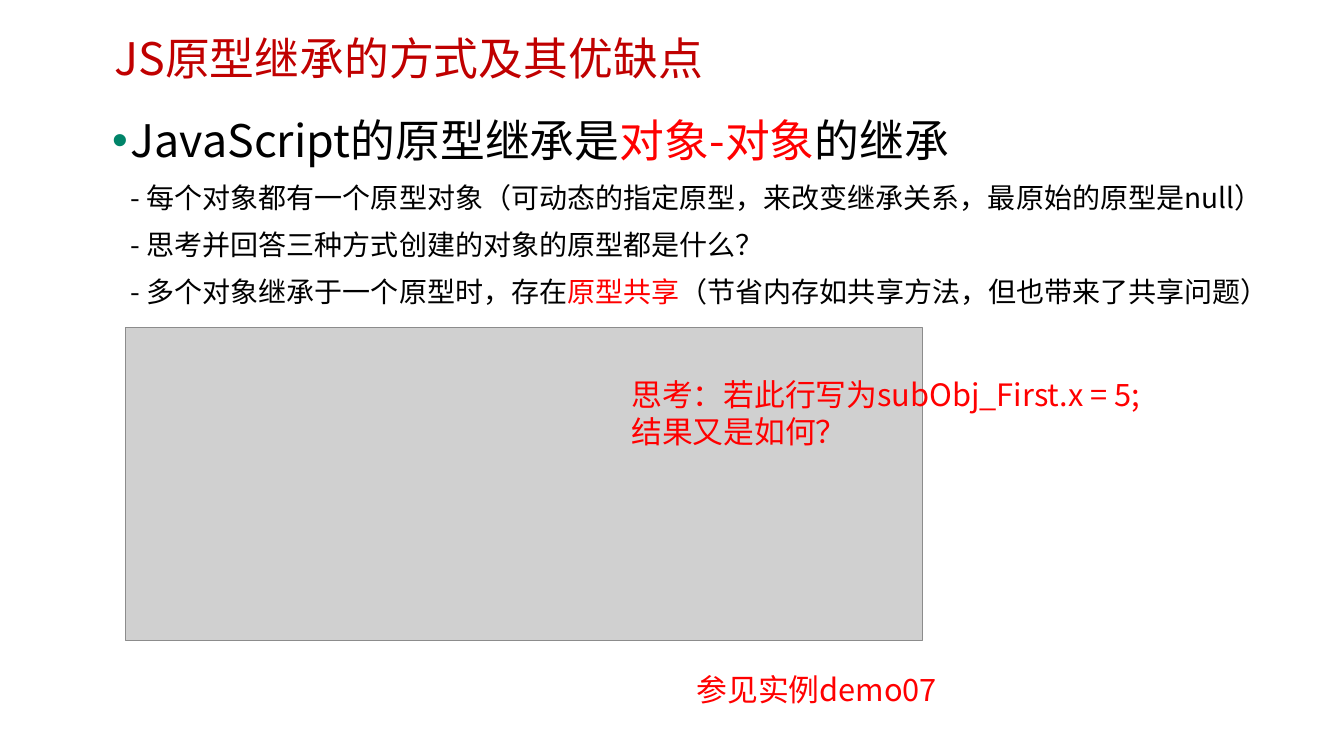
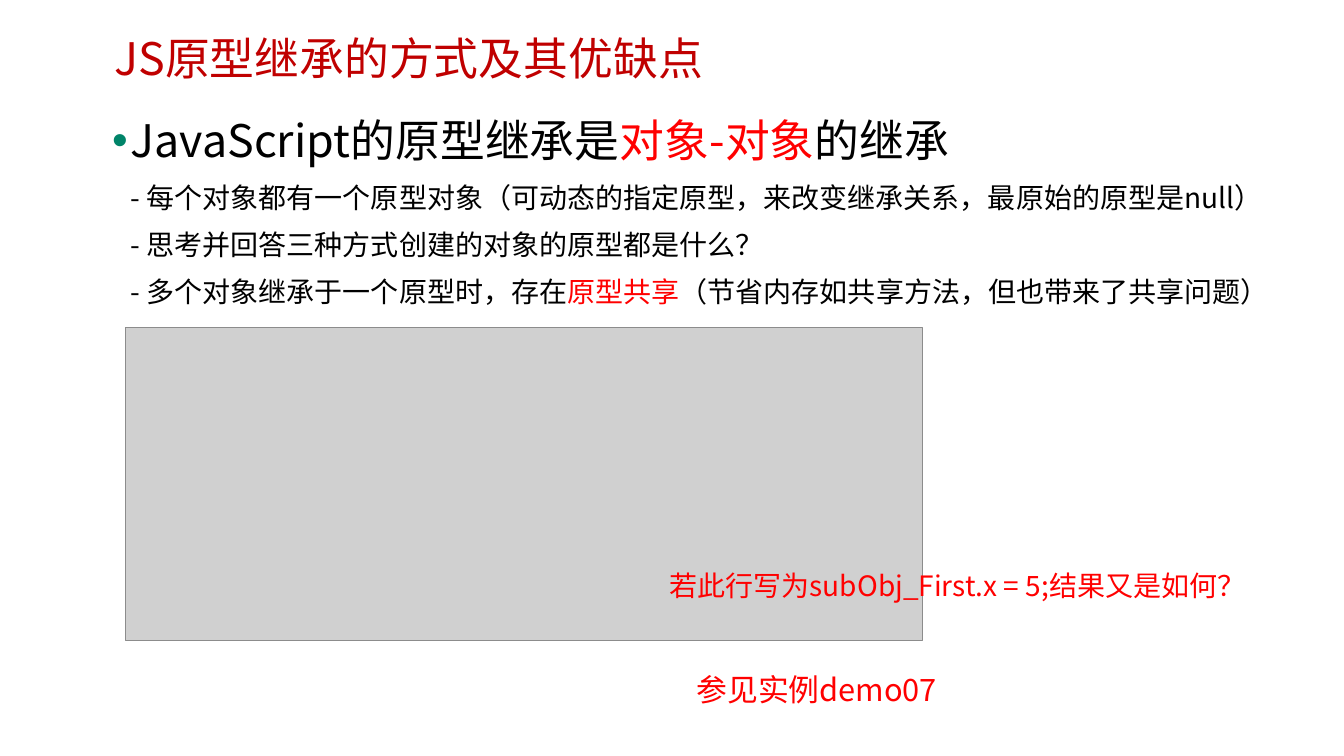
Before and after one commit to edu2act/course-javascript-advanced, a slide deck: slide 3 of 课程PPT/17.深入理解JS的继承方式.pptx. Drawn at 1344x756 pixels with LibreOffice and Linux fonts; fonts in the diff are those of the drawing; grey boxes stand for pictures; background and template pictures are left out. Boxes give left, top, right and bottom in pixels: in the first picture for what was removed or moved away, otherwise in the second. Text is boxed around its words. In the diff, an @@ line names an element or a change of style, - is before the commit and + after.

```diff
--- a/课程PPT/17.深入理解JS的继承方式.pptx
+++ b/课程PPT/17.深入理解JS的继承方式.pptx
@@ text at [669,568,1246,604]: text changed; size 22 to 20 pt @@
-思考：若此行写为subObj_First.x = 5;结果又是如何？
+若此行写为subObj_First.x = 5;结果又是如何？
```
Also in this commit, not shown: 4 other slides changed, 2 slides added, 5 other files.
